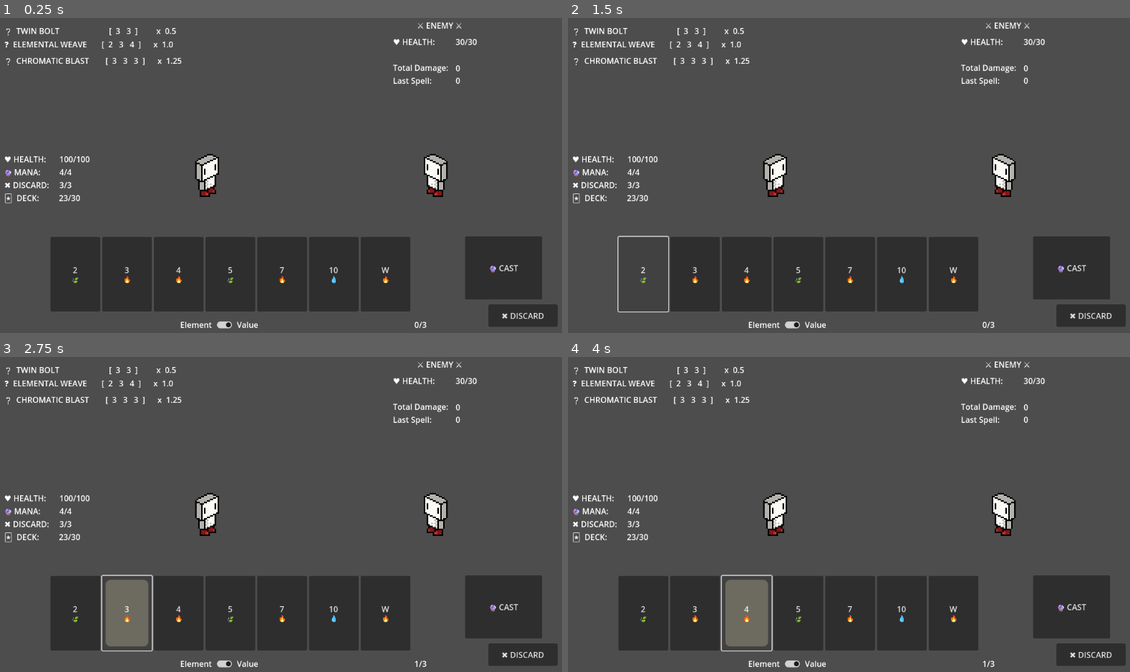
Above: before the commit, frames 1-4 (two rows, left to right).
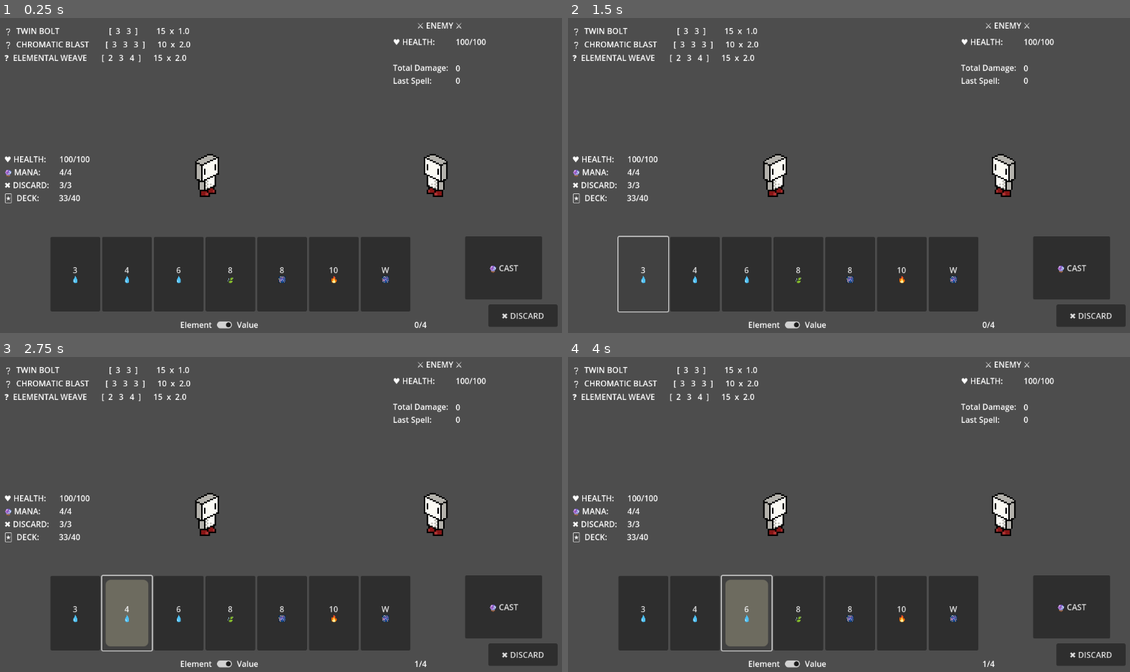
Above: after the commit, the same moments.

Repository: itsdotnickscott/wizard_card_game
Game: Godot game, scene res://scenes/battle.tscn
Same seed, same stepped clock (60 frames per second), same inputs: the game is played once before the commit and once after it.
Inputs (mouse positions are in pixels of both pictures, inside the frame that each line leads up to):
- Up to frame 1 (0.25 s): no input
- Up to frame 2 (1.5 s): click (641, 273) at 0.5 s, where only the run before the commit has a clickable "2 🍃"; click (641, 273) at 1.25 s, where only the run after the commit has a clickable "3 💧"
- Up to frame 3 (2.75 s): click (129, 612) at 2 s, where only the run before the commit has a clickable "3 🔥"
- Up to frame 4 (4 s): click (697, 612) at 2.75 s, where only the run after the commit has a clickable "4 💧"; click (747, 612) at 3.5 s, where only the run before the commit has a clickable "4 🔥"

The runs differ from the first frame. In frame 1, 1.0% of the frame differs, in the area x 0-87%, y 3-99%; in frame 2, 1.0%; in frame 3, 1.0%; in frame 4, 1.0%.

Commit message:
Spell Analyzer
created an Analysis class which will be helpful in analyzing probabilities of various spells. also will be used to verify runs, sets, calc dmg, etc.

Diff:
--- a/scenes/battle_ui.tscn
+++ b/scenes/battle_ui.tscn
@@ -115,15 +115,15 @@
 
 [node name="Bolt" type="Label" parent="Spells"]
 layout_mode = 2
-text = "❔  TWIN BOLT                        [  3   3  ]         x  0.5"
+text = "❔  TWIN BOLT                        [  3   3  ]         15  x  1.0"
+
+[node name="Blast" type="Label" parent="Spells"]
+layout_mode = 2
+text = "❔  CHROMATIC BLAST        [  3   3   3  ]      10  x  2.0"
 
 [node name="Weave" type="Label" parent="Spells"]
 layout_mode = 2
-text = "❓  ELEMENTAL WEAVE       [  2   3   4  ]      x  1.0"
-
-[node name="Blast" type="Label" parent="Spells"]
-layout_mode = 2
-text = "❔  CHROMATIC BLAST        [  3   3   3  ]      x  1.25"
+text = "❓  ELEMENTAL WEAVE       [  2   3   4  ]      15  x  2.0"
 
 [node name="CastButton" type="Button" parent="."]
 layout_mode = 0
--- /dev/null
+++ b/scripts/analysis.gd
@@ -0,0 +1,297 @@
+class_name Analysis extends Resource
+
+
+const LOW_CARD = 2
+const HIGH_CARD = 11
+
+
+var spellbook: Array[Spell]
+var deck: Array[Card]
+
+
+func _init(spells: Array[Spell], cards: Array[Card]) -> void:
+	spellbook = spells
+	deck = cards
+
+
+## Prints out details of each spell into the console.
+func analyze_spells() -> void:
+	for spell in spellbook:
+		print_spell_info(spell)
+		calc_dmg_stats(spell)
+		sample_probabilities(spell)
+		print()
+
+
+## Prints the title and hand composition of a [param spell] onto the console.
+func print_spell_info(spell: Spell) -> void:
+	var subtitle := str(spell.quantity) + " "
+
+	match spell.rank_combo:
+		Spell.RankCombo.SET:
+			subtitle += "SET"
+		Spell.RankCombo.RUN:
+			subtitle += "RUN"
+
+	subtitle += " of %d " % [spell.card_amt]
+
+	match spell.elem_combo:
+		Spell.ElemCombo.ANY:
+			subtitle += "ANY"
+		Spell.ElemCombo.MATCH_ANY:
+			subtitle += "MATCH ANY"
+
+	print(spell.name + " | " + subtitle)
+
+## Given an [Array] of [Card] objects, find the spell matching the selection and calculate its
+## damage value.
+static func calc_dmg(hand: Array[Card], spell: Spell) -> float:
+	# Check for valid spell in spellbook
+	if is_valid_spell(spell, hand):
+		var base: int = spell.base
+
+		for card in hand:
+			base += card.rank
+
+		var dmg = base * spell.multi
+
+		print(spell.name + " - ", dmg)
+
+		return dmg
+
+	return 0
+
+
+## Given a [param spell], calculate its min, avg, and max damage values.
+func calc_dmg_stats(spell: Spell) -> void:
+	var min_dmg: float = spell.base
+	var avg_dmg: float = spell.base
+	var max_dmg: float = spell.base
+
+	if spell.rank_combo == Spell.RankCombo.SET:
+		min_dmg += LOW_CARD * spell.card_amt
+		avg_dmg += ((LOW_CARD + HIGH_CARD) / 2.0) * spell.card_amt
+		max_dmg += HIGH_CARD * spell.card_amt
+
+	elif spell.rank_combo == Spell.RankCombo.RUN:
+		min_dmg += (LOW_CARD + 1) * spell.card_amt
+
+		var run_avg = func() -> float:
+			var val: float = 0
+			# Calculates main run hands (ie 2 3 4 to 9 10 11)
+			for i in range(HIGH_CARD - LOW_CARD - 1):
+				for j in range(spell.card_amt):
+					val += LOW_CARD + i + j
+
+			# Calculates bridging run (ie 11 2 3)
+			val += HIGH_CARD
+			for j in range(spell.card_amt - 1):
+				val += LOW_CARD + j
+
+			# 9 ways to make a run, avg value of run
+			return val / (HIGH_CARD - LOW_CARD)
+
+		avg_dmg += run_avg.call()
+		max_dmg += (HIGH_CARD - 1) * spell.card_amt
+
+	min_dmg *= spell.multi
+	avg_dmg *= spell.multi
+	max_dmg *= spell.multi
+
+	print("min damage: ", min_dmg)
+	print("avg damage: ", avg_dmg)
+	print("max damage: ", max_dmg)
+
+
+## Returns a [Dictionary] with the amount of each rank in [param hand].
+func gather_ranks(hand: Array[Card]) -> Dictionary:
+	var ranks: Dictionary = {}
+
+	for card in hand:
+		if card.rank not in ranks.keys():
+			ranks[card.rank] = 1
+		else:
+			ranks[card.rank] += 1
+
+	return ranks
+
+
+## Returns a [Dictionary] with the amount of each [member Card.element] in [param hand].
+func gather_elems(hand: Array[Card]) -> Dictionary:
+	var elems: Dictionary = {}
+
+	for card in hand:
+		if card.element not in elems.keys():
+			elems[card.element] = 1
+		else:
+			elems[card.element] += 1
+
+	return elems
+
+
+## Simulates hands and prints the probability the drawn hand matches the given [param spell].
+func sample_probabilities(spell: Spell) -> void:
+	var result = 0
+	var samples = 10000
+	for i in range(samples):
+		deck.shuffle()
+		var hand: Array[Card] = [deck[0], deck[1], deck[2], deck[3], deck[4], deck[5], deck[6]]
+		if has_valid_spell(spell, hand):
+			result += 1
+
+	print("%d (%0.2f%%)" % [result, float(result) / samples * 100])
+
+
+## Returns [code]true[/code] if the given hand has cards within that can be used to cast the
+## [param spell].
+func has_valid_spell(spell: Spell, hand: Array[Card]) -> bool:
+	sort_cards(hand, true)
+
+	match spell.rank_combo:
+		Spell.RankCombo.SET:
+			if not has_valid_set(hand, spell.card_amt):
+				return false
+
+		Spell.RankCombo.RUN:
+			if not has_valid_run(hand, spell.card_amt, spell.elem_combo):
+				return false
+
+	return true
+
+
+## Returns [code][true][/code] if [Card] objects in [param hand] is able to make a set
+## of [param card_amt].
+func has_valid_set(hand: Array[Card], card_amt: int) -> bool:
+	for num in gather_ranks(hand).values():
+		if num >= card_amt:
+			#print("true: ", hand)
+			return true
+
+	#print("false: ", hand)
+	return false
+
+
+## Returns [code][true][/code] if [Card] objects in [param hand] is able to make a run
+## of [param card_amt].
+func has_valid_run(hand: Array[Card], card_amt: int, elem_combo: Spell.ElemCombo) -> bool:
+	for i in range(hand.size()):
+		var run = 1
+		var last = hand[i].rank
+
+		for j in range(i+1, hand.size()):
+			if hand[j].rank == last + 1:
+				if not check_elem_combo(elem_combo, hand[i], hand[j]):
+					continue
+
+				run += 1
+				last = hand[j].rank
+
+				if run >= card_amt:
+					#print("true: ", hand)
+					return true
+
+		# Check for W card bridge (W 2 3)
+		if hand[i].rank == 11:
+			run = 1
+			last = 11
+
+			for j in range(hand.size()):
+				if hand[j].rank == last + 1 or (last == 11 and hand[j].rank == 2):
+					if not check_elem_combo(elem_combo, hand[i], hand[j]):
+						continue
+
+					run += 1
+					last = hand[j].rank
+
+					if run >= card_amt:
+						#print("true: ", hand)
+						return true
+
+	#print("false: ", hand)
+	return false
+
+
+## Sorts [member Player.hand] by [member Card.rank] if [param by_rank] is [code]true[/code].
+## Otherwise, it sorts it by [member Card.element]. Modifies the existing [Array].
+static func sort_cards(cards: Array[Card], by_rank: bool) -> void:
+	var asc_value := func (a: Card, b: Card) -> int:
+		if by_rank:
+			return a.rank < b.rank
+		else:
+			return a.element < b.element
+
+	cards.sort_custom(asc_value)
+
+
+## Returns the first [Spell] that can be case from the given [param hand].
+static func get_valid_spell(spells: Array[Spell], hand: Array[Card]) -> Spell:
+	for spell in spells:
+		if is_valid_spell(spell, hand):
+			return spell
+
+	return null
+
+
+## Returns [code]true[/code] if given [param hand] works for [param spell].
+static func is_valid_spell(spell: Spell, hand: Array[Card]) -> bool:
+	if hand.size() != spell.card_amt:
+		return false
+
+	sort_cards(hand, true)
+
+	match spell.rank_combo:
+		Spell.RankCombo.SET:
+			if not is_valid_set(hand, spell.elem_combo):
+				return false
+
+		Spell.RankCombo.RUN:
+			if not is_valid_run(hand, spell.elem_combo):
+				return false
+
+	return true
+
+
+## Returns [code][true][/code] if every [Card] in [param hand] have the same
+## [member Card.rank].
+static func is_valid_set(hand: Array[Card], elem_combo: Spell.ElemCombo) -> bool:
+	for i in range(hand.size() - 1):
+		if hand[i].rank != hand[i + 1].rank:
+			return false
+
+		if not check_elem_combo(elem_combo, hand[i], hand[i + 1]):
+			return false
+
+	return true
+
+
+## Returns [code][true][/code] if every [Card] in [param hand] are in ascending
+## [member Card.rank].
+static func is_valid_run(hand: Array[Card], elem_combo: Spell.ElemCombo) -> bool:
+	for i in range(hand.size() - 1):
+		if hand[i].rank != (hand[i + 1].rank - 1):
+			# Checks for W card bridge (W 2 3)
+			if i == hand.size() - 2 and hand[0].rank == 2 and hand[i + 1].rank == 11:
+				if (not check_elem_combo(elem_combo, hand[i], hand[0]) or
+					not check_elem_combo(elem_combo, hand[i + 1], hand[0])):
+					return false
+				return true
+			return false
+
+		if not check_elem_combo(elem_combo, hand[i], hand[i + 1]):
+			return false
+
+	return true
+
+
+## Returns [code][true][/code] if [param card1] and [param card2] are matching the
+## element [param combo].
+static func check_elem_combo(combo: Spell.ElemCombo, card1: Card, card2: Card) -> bool:
+	match combo:
+		Spell.ElemCombo.ANY:
+			return true
+
+		Spell.ElemCombo.MATCH_ANY:
+			return card1.element == card2.element
+
+		_:
+			return false
--- a/scripts/battle.gd
+++ b/scripts/battle.gd
@@ -13,6 +13,7 @@
 func start_battle() -> void:
 	total_dmg = 0.0
 	player.battle_start()
+	battle_ui.set_deck_size(player.deck.size())
 
 	# For now, only the player gets a turn
 	player_turn()
@@ -22,17 +23,18 @@
 func player_turn() -> void:
 	battle_ui.reset_selected_cards()
 	player.draw_to_limit()
-	player.sort_cards(player.hand, battle_ui.sort_toggle.button_pressed)
+	Analysis.sort_cards(player.hand, battle_ui.sort_toggle.button_pressed)
 	battle_ui.update_display(player, enemy)
 
 
 ## The [Player] uses the cast action.
 func cast_action(selected_cards: Array[Card]) -> void:
-	player.cast_cards(selected_cards)
+	var spell := player.cast_cards(selected_cards)
 
-	var dmg := player.calc_dmg(selected_cards)
+	var dmg := Analysis.calc_dmg(selected_cards, spell)
 	enemy.take_dmg(dmg)
 	total_dmg += dmg
+
 	battle_ui.update_enemy_stats(enemy, dmg, total_dmg)
 
 	player_turn()
@@ -54,5 +56,5 @@
 
 
 func _on_battle_ui_sort_hand(by_value: bool) -> void:
-	player.sort_cards(player.hand, by_value)
+	Analysis.sort_cards(player.hand, by_value)
 	battle_ui.update_player_hand(player.hand)
--- a/scripts/battle_ui.gd
+++ b/scripts/battle_ui.gd
@@ -43,7 +43,7 @@
 	$PlayerStats/HPValue.text = "%d/%d" % [player.health, player.max_health]
 	$PlayerStats/ManaValue.text = "%d/%d" % [player.mana, player.max_mana]
 	$PlayerStats/DiscardValue.text = "%d/%d" % [player.discards_left, player.max_discards]
-	$PlayerStats/DeckValue.text = "%d/%d" % [player.deck.size(), 30]
+	$PlayerStats/DeckValue.text = "%d/%d" % [player.deck.size(), deck_size]
 	$SelectLabel.text = "%d/%d" % [selected_cards.size(), select_limit]
 
 
--- a/scripts/card.gd
+++ b/scripts/card.gd
@@ -9,6 +9,7 @@
 	FIRE,
 	WATER,
 	EARTH,
+	ARCANA,
 }
 
 
@@ -16,7 +17,7 @@
 @onready var button = get_node("Button")
 
 
-var value: int
+var rank: int
 var element: Element
 var selected: bool = false
 
@@ -33,16 +34,16 @@
 	button.pressed.connect(_on_card_pressed)
 
 
-## Sets up the [member Card.value] and [member Card.element]. Should be called after using
+## Sets up the [member Card.rank] and [member Card.element]. Should be called after using
 ## [method instantiate] on a [Card] [PackedScene].
 func init(val, elem) -> void:
-	value = val
+	rank = val
 	element = elem
 
 
-## Sets the text of the button to the value/element of the card.
+## Sets the text of the button to the rank/element of the card.
 func _set_display() -> void:
-	button.text = str(value) if value != 11 else "W"
+	button.text = str(rank) if rank != 11 else "W"
 	button.text += "\n"
 
 	match element:
@@ -54,6 +55,8 @@
 			button.text += "💧"
 		Element.EARTH:
 			button.text += "🍃"
+		Element.ARCANA:
+			button.text += "🎆"
 
 
 func _on_card_pressed() -> void:
@@ -62,4 +65,4 @@
 
 
 func _to_string() -> String:
-	return "Card(%d, %d)" % [value, element]
+	return "Card(%d, %d)" % [rank, element]
--- a/scripts/enemy.gd
+++ b/scripts/enemy.gd
@@ -1,7 +1,7 @@
 class_name Enemy extends Node2D
 
 
-var max_health: int = 30
+var max_health: int = 100
 var health: int = max_health
 
 
--- a/scripts/player.gd
+++ b/scripts/player.gd
@@ -8,7 +8,7 @@
 var max_mana: int = 4
 var max_discards: int = 3
 var hand_limit: int = 7
-var select_limit: int = 3
+var select_limit: int = 4
 
 var health: int = max_health
 var mana: int = max_mana
@@ -31,12 +31,12 @@
 
 
 ## Removes 1 [member Player.mana] and discards given [Card] objects from the [member Player.hand].
-## Returns [code]true[/code] if cast was successful.
-func cast_cards(selected_cards: Array[Card]) -> bool:
+## Returns the [Spell] cast if successful, [code]null[/code] if no [Spell] was cast.
+func cast_cards(selected_cards: Array[Card]) -> Spell:
 	# Check for enough mana
 	if mana == 0:
 		print("out of mana")
-		return false
+		return null
 
 	mana -= 1
 
@@ -44,94 +44,7 @@
 		hand.erase(card)
 		discard.append(card)
 
-	return true
-
-
-## Given an [Array] of [Card] objects, find the spell matching the selection and calculate its
-## damage value.
-func calc_dmg(selected_cards: Array[Card]) -> float:
-	var base:= 0.0
-
-	# Check for valid spell in spellbook
-	var valid := valid_spells(selected_cards)
-
-	for i in range(spellbook.size()):
-		if valid[i]:
-			for card in selected_cards:
-				base += card.value
-
-			print(spellbook[i].name + " - ", base * spellbook[i].multi)
-
-			return base * spellbook[i].multi
-
-	return 0
-
-
-## Returns an [Array] of booleans, [code][true][/code] for every [Spell] that can currently score.
-func valid_spells(selected_cards: Array[Card]) -> Array[bool]:
-	var valid: Array[bool] = []
-
-	for spell in spellbook:
-		if spell.card_amt != selected_cards.size():
-			valid.append(false)
-			continue
-
-		sort_cards(selected_cards, true)
-		match spell.val_combo:
-			Spell.ValCombo.SET:
-				if not valid_set(selected_cards):
-					valid.append(false)
-					continue
-
-			Spell.ValCombo.RUN:
-				if not valid_run(selected_cards):
-					valid.append(false)
-					continue
-
-		sort_cards(selected_cards, false)
-		match spell.elem_combo:
-			# Spell.ElemCombo.ANY can never be invalid
-
-			Spell.ElemCombo.MATCH_ANY:
-				if not valid_match_any(selected_cards):
-					valid.append(false)
-					continue
-
-		valid.append(true)
-
-	return valid
-
-
-## Returns [code][true][/code] if every [Card] in [param selected_cards] have the same
-## [member Card.value].
-func valid_set(selected_cards: Array[Card]) -> bool:
-	for i in range(selected_cards.size() - 1):
-		if selected_cards[i].value != selected_cards[i + 1].value:
-			if i == selected_cards.size() - 2 and selected_cards[0].value != 2:
-				return false
-
-	return true
-
-
-## Returns [code][true][/code] if every [Card] in [param selected_cards] are in ascending
-## [member Card.value].
-func valid_run(selected_cards: Array[Card]) -> bool:
-	# TODO: Implement face card (W)
-	for i in range(selected_cards.size() - 1):
-		if selected_cards[i].value != (selected_cards[i + 1].value - 1):
-			return false
-
-	return true
-
-
-## Returns [code][true][/code] if every [Card] in [param selected_cards] have the same
-## [member Card.element].
-func valid_match_any(selected_cards: Array[Card]) -> bool:
-	for i in range(selected_cards.size() - 1):
-		if selected_cards[i].element != selected_cards[i + 1].element:
-			return false
-
-	return true
+	return Analysis.get_valid_spell(spellbook, selected_cards)
 
 
 ## Discards given [Card] objects from the [member Player.hand]. Returns [code]true[/code] if
@@ -180,35 +93,24 @@
 	deck.shuffle()
 
 
-## Sorts [member Player.hand] by [member Card.value] if [param by_value] is [code]true[/code].
-## Otherwise, it sorts it by [member Card.element]. Modifies the existing [Array].
-func sort_cards(cards: Array[Card], by_value: bool) -> void:
-	var asc_value := func (a: Card, b: Card) -> int:
-		if by_value:
-			return a.value < b.value
-		else:
-			return a.element < b.element
-
-	cards.sort_custom(asc_value)
-
-
 ## Returns a 30-card_scene [Deck], with three of each value (2-10), and a Face card (W)
 ## split up evenly among three different elements (fire, water, earth).[br]
 ## Face cards that are worth 11 damage and can be used in runs before 2 and after 10.
 func _create_base_deck() -> Array[Card]:
 	var new_deck: Array[Card] = []
 
-	var val := 2
-	var elem := 0
+	for t in range(1):
+		var val := 2
+		var elem := 0
 
-	for i in range(10):
-		for j in range(3):
-			var new_card: Card = card_scene.instantiate()
-			new_card.init(val, elem)
-			new_deck.append(new_card)
-			elem = (elem + 1)
-		val += 1
-		elem = 0
+		for i in range(10):
+			for j in range(4):
+				var new_card: Card = card_scene.instantiate()
+				new_card.init(val, elem)
+				new_deck.append(new_card)
+				elem += 1
+			val += 1
+			elem = 0
 
 	return new_deck
 
@@ -216,32 +118,30 @@
 ## Returns three starting [Spell] objects, Twin Bolts (Set, 2 Cards, Any), Chromatic Weave
 ## (Run, 3 Cards, Match Any), and Elemental Blast (Set, 3 Cards, Any)).
 func _create_base_spellbook() -> Array[Spell]:
-	var bolt := Spell.new("Twin Bolt", Spell.ValCombo.SET, Spell.ElemCombo.ANY, 2, 0.5)
-	var weave := Spell.new("Elemental Weave", Spell.ValCombo.RUN, Spell.ElemCombo.MATCH_ANY, 3, 1.0)
-	var blast := Spell.new("Chromatic Blast", Spell.ValCombo.SET, Spell.ElemCombo.ANY, 3, 1.25)
+	var bolt := Spell.new(
+		"Twin Bolt",
+		Spell.RankCombo.SET, Spell.ElemCombo.ANY,
+		2, 1, 15, 1.0
+	)
+	var blast := Spell.new(
+		"Chromatic Blast",
+		Spell.RankCombo.SET,
+		Spell.ElemCombo.ANY,
+		3, 1, 10, 2.0
+	)
+	var weave := Spell.new(
+		"Elemental Weave",
+		Spell.RankCombo.RUN,
+		Spell.ElemCombo.MATCH_ANY,
+		3, 1, 15, 2.0
+	)
 
-	return [bolt, weave, blast]
-
-
-func _spell_analysis() -> void:
-	for spell in spellbook:
-		print(spell.name)
-
-		if spell.val_combo == Spell.ValCombo.SET:
-			print("min damage: ", (2 * spell.card_amt) * spell.multi)
-			print("avg damage: ", (6 * spell.card_amt) * spell.multi)
-			print("max damage: ", (10 * spell.card_amt) * spell.multi)
-
-		elif spell.val_combo == Spell.ValCombo.RUN:
-			print("min damage: ", (3 * spell.card_amt) * spell.multi)
-			print("avg damage: ", (6 * spell.card_amt) * spell.multi)
-			print("max damage: ", (9 * spell.card_amt) * spell.multi)
-
-		print()
+	return [bolt, blast, weave]
 
 
 func _ready() -> void:
 	deck = _create_base_deck()
 	max_deck_size = deck.size()
 	spellbook = _create_base_spellbook()
-	#_spell_analysis()
+	var analysis = Analysis.new(spellbook, deck)
+	analysis.analyze_spells()
--- a/scripts/reward.gd
+++ b/scripts/reward.gd
@@ -3,43 +3,55 @@
 """
 reward ideas
 
-tomes
-	- should be one of the main ones
-	- choose from different books to gain a random spell or spell upgrade
+CURRENCY
 
 magic dust
-	- currency
 	- saves between runs
+	- legacy upgrades
 
 gold
-	- currency
 	- only for current run
 	- market sometimes shows up on the map
 
-fountain
-	- +1 mana or discard capacity
+BATTLE
 
+spellbook
+	- get a new spell or spell upgrade
 
+tomes
+	- choose from different books to gain a random spell effect
 
 relics
 	- grant passive effects for the rest of the run
 	- limited number of relics or infinite?
 
+treasure stash
+	- random item
+	- ie. dust, gold
+
 arcane rune
 	- brand a rune onto a card for rest of run to provide a passive effect
+	- ie. extra damage or multi
 
-card enchantment
-	- like arcane rune but different categories/rarities
+ritual
+	- modifying the deck
+	- ie. removing cards, changing element or rank, making a card wild
+
+card pack
+	- more cards
 
 tarot cards
 	- powerful one-time effect
 
+fountain
+	- +1 mana, discard, or hand capacity
+	- + max hp
+	- heal
+
 idols
 	- powerful passive (or active maybe?)
 	- but only one at a time
-
-medic
-	- heal
+	- maybe equippable between runs
 
 trial
 	- fight another enemy for a stronger reward
@@ -63,15 +75,61 @@
 	pass
 
 	"""
+	SPELLBOOK
+		1-card
+
+		- Spark (Any Card)
+			Lvl 1: 5 x 1.0
+
+		2-card
+
+		- *** Twin Bolt (1 Set of 2, Any) [Starting]
+			Lvl 1: 15 x 1.0
+
+		3-card
+
+		- *** Elemental Weave (1 Run of 3, Match Any) [Starting]
+			Lvl 1: 10 x 2.0
+
+		- *** Chromatic Blast (1 Set of 3, Any) [Starting]
+			Lvl 1: 15 x 2.0
+
+		4-card
+
+		- Prismatic Orb (2 Sets of 2, Any)
+			Lvl 1: 20 x 2.0
+
+		- Organic Fissure (1 Run of 4, Match Any)
+			Lvl 1:
+
+		- Intense Rapture (1 Set of 4, Any)
+			Lvl 1:
+
+		5-card
+
+		- Unstable Thread (1 Run of 5, Match Any)
+			Lvl 1:
+
+		- Chaotic Force (1 Set of 5, Any)
+			Lvl 1:
+
+		- Natural Takeover (Any of 5, Match Any)
+			Lvl 1:
+
+		6-card
+
+		- Rapid Rush (2 Runs of 3, Match Any)
+			Lvl 1: 20 x 2.0
+
+		- Spell Name (2 Sets of 3, Any)
+			Lvl 1: 20 x 2.0
+
+		- Spell Name (3 Sets of 2, Any)
+			Lvl 1: 20 x 2.0
+
+
+
 	ARCANE TOME
-		- Twin Bolt (Starting) (Set, Any, 2)
-			Lvl 1: 0.5 Multi
-
-		- Elemental Weave (Starting) (Run, Match Any, 3)
-			Lvl 1: 1.0 Multi
-
-		- Chromatic Blast (Starting) (Set, Any, 3)
-			Lvl 1: 1.25 Multi
 
 
 	FIRE TOME
--- a/scripts/spell.gd
+++ b/scripts/spell.gd
@@ -1,20 +1,28 @@
 class_name Spell extends Resource
 
 
-enum ValCombo { RUN, SET, }
+enum RankCombo { RUN, SET, }
 enum ElemCombo { ANY, MATCH_ANY }
 
 
 var name: String
-var val_combo: ValCombo
+var rank_combo: RankCombo
 var elem_combo: ElemCombo
 var card_amt: int
+var quantity: int
+var base: int
 var multi: float
 
 
-func _init(spell_name: String, val: ValCombo, elem: ElemCombo, size: int, mult: float):
+func _init(
+	spell_name: String,
+	val: RankCombo, elem: ElemCombo,
+	size: int, quant: int, base_dmg: int, mult: float
+):
 	name = spell_name
-	val_combo = val
+	rank_combo = val
 	elem_combo = elem
 	card_amt = size
+	quantity = quant
+	base = base_dmg
 	multi = mult
